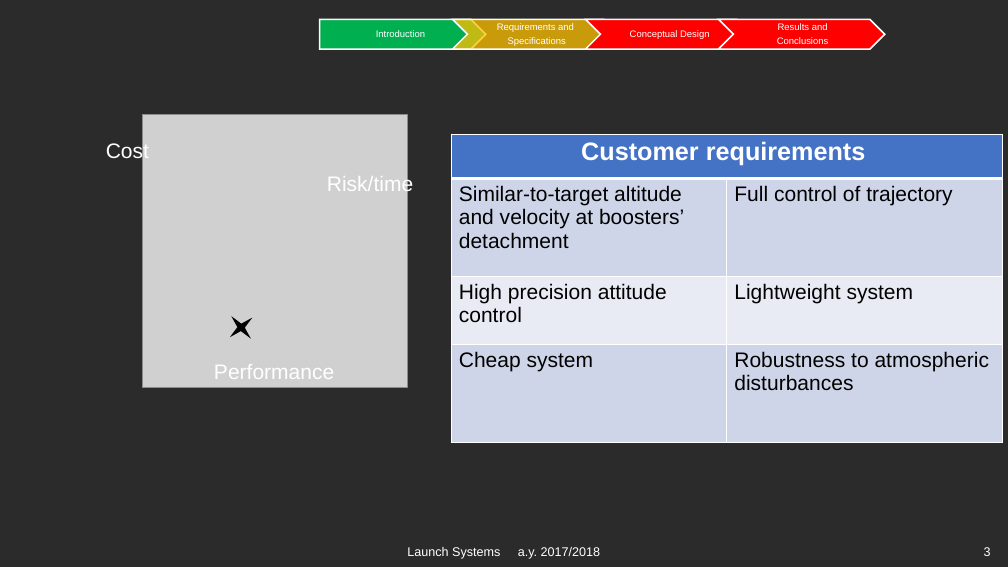
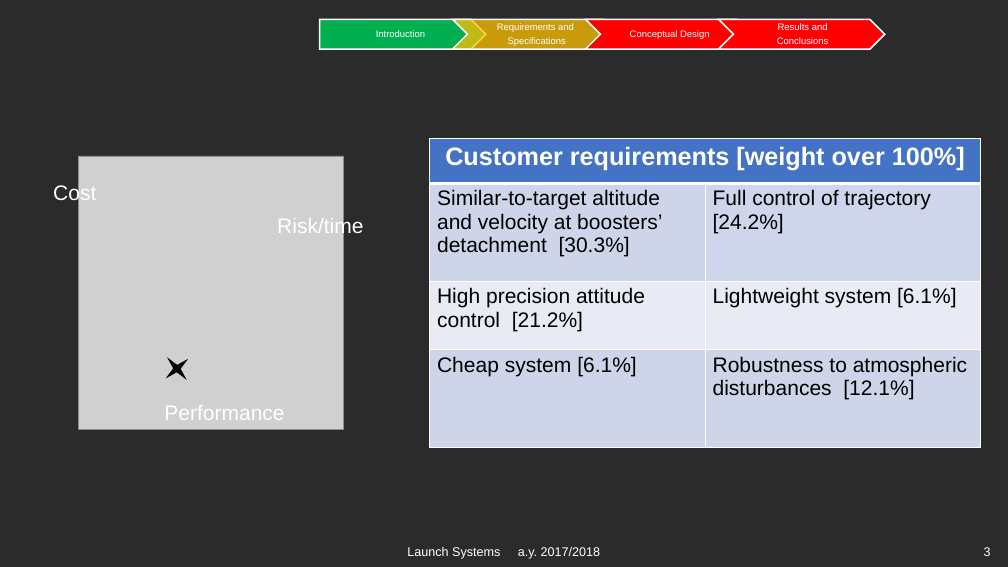
Before and after one commit to aeroanselm/Imbalance_project, a slide deck: slide 3 of Report/Project_Presentation_Ale.pptx. Drawn at 1008x567 pixels with LibreOffice and Linux fonts; fonts in the diff are those of the drawing; grey boxes stand for pictures; background and template pictures are left out; a plain dark background stands for a picture behind light text. Boxes give left, top, right and bottom in pixels: in the first picture for what was removed or moved away, otherwise in the second. Text is boxed around its words. In the diff, an @@ line names an element or a change of style, - is before the commit and + after.

```diff
--- a/Report/Project_Presentation_Ale.pptx
+++ b/Report/Project_Presentation_Ale.pptx
@@ table at <box>430,138,980,447</box> @@
-row 1, column 1: Customer requirements
+row 1, column 1: Customer requirements [weight over 100%]
-row 2, column 1: Similar-to-target altitude and velocity at boosters’ detachment
+row 2, column 1: Similar-to-target altitude and velocity at boosters’ detachment [30.3%]
-row 2, column 2: Full control of trajectory
+row 2, column 2: Full control of trajectory [24.2%]
-row 3, column 1: High precision attitude control
+row 3, column 1: High precision attitude control [21.2%]
-row 3, column 2: Lightweight system
+row 3, column 2: Lightweight system [6.1%]
-row 4, column 1: Cheap system
+row 4, column 1: Cheap system [6.1%]
-row 4, column 2: Robustness to atmospheric disturbances
+row 4, column 2: Robustness to atmospheric disturbances [12.1%]
@@ table: place and size @@
-table at <box>451,134,1002,442</box>
+table at <box>430,138,980,447</box>
@@ 3 texts: place and size @@
-3 texts at <box>106,142,413,379</box>
+3 texts at <box>53,183,363,420</box>
@@ picture: place and size @@
-picture at <box>143,115,408,388</box>
+picture at <box>79,156,343,429</box>
@@ star: place and size @@
-star at <box>220,306,262,348</box>
+star at <box>156,348,197,389</box>
```
Also in this commit, not shown: 9 other slides changed, 5 slides added.
